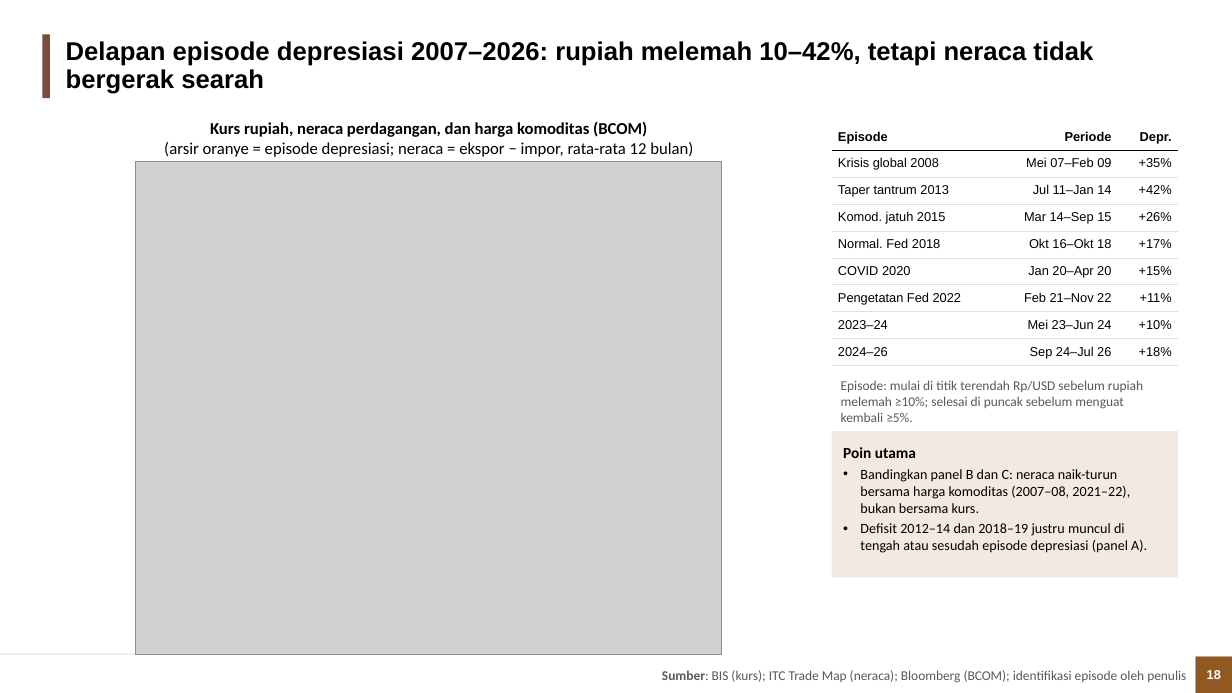
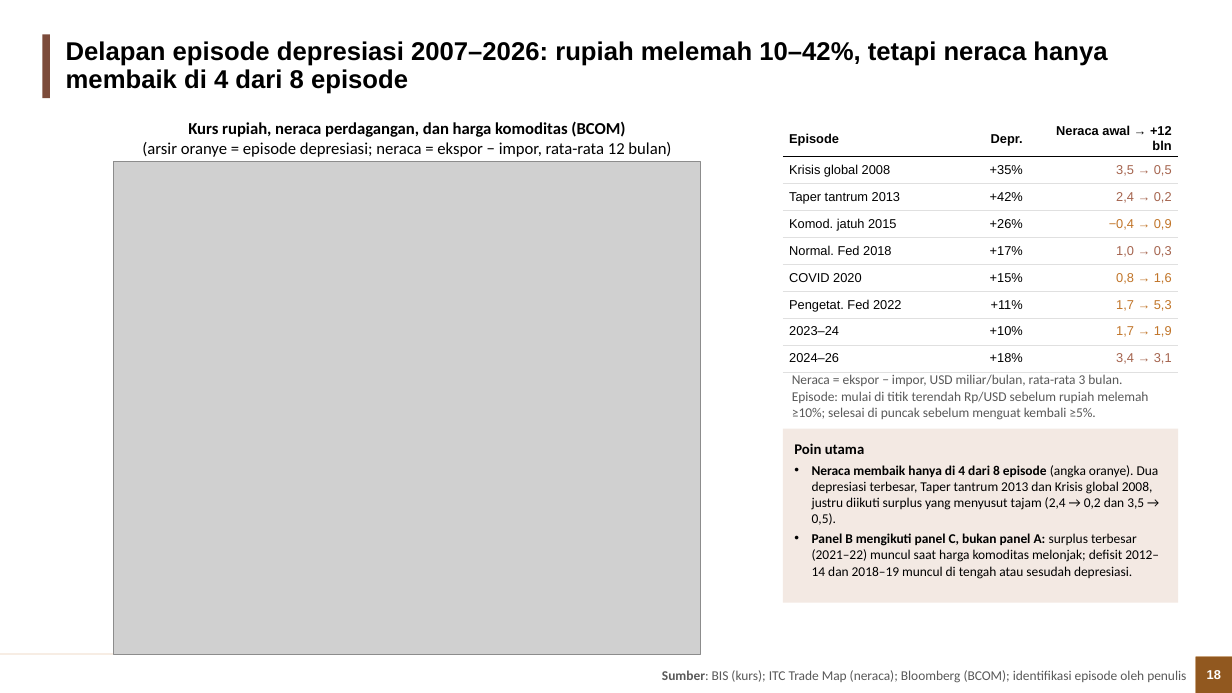
Before and after one commit to muhamadhaikal128/Pengaruh-Depresiasi-Rupiah-Terhadap-Trade-Balance, a slide deck: slide 18 of Haikal/output/3_ppt/Depresiasi_Rupiah_Trade_Balance.pptx. Drawn at 1232x693 pixels with LibreOffice and Linux fonts; fonts in the diff are those of the drawing; grey boxes stand for pictures; background and template pictures are left out. Boxes give left, top, right and bottom in pixels: in the first picture for what was removed or moved away, otherwise in the second. Text is boxed around its words. In the diff, an @@ line names an element or a change of style, - is before the commit and + after.

```diff
--- a/Haikal/output/3_ppt/Depresiasi_Rupiah_Trade_Balance.pptx
+++ b/Haikal/output/3_ppt/Depresiasi_Rupiah_Trade_Balance.pptx
@@ title at [66,41,1107,94]: text changed @@
-Delapan episode depresiasi 2007–2026: rupiah melemah 10–42%, tetapi neraca tidak bergerak searah
+Delapan episode depresiasi 2007–2026: rupiah melemah 10–42%, tetapi neraca hanya membaik di 4 dari 8 episode
@@ text "Kurs rupiah, neraca perdagangan, dan ...": place and size @@
-text "Kurs rupiah, neraca perdagangan, dan ..." at [164,121,693,157]
+text "Kurs rupiah, neraca perdagangan, dan ..." at [142,121,671,157]
@@ table at [783,121,1177,368] @@
-row 1, column 2: Periode
+row 1, column 2: Depr.
-row 1, column 3: Depr.
+row 1, column 3: Neraca awal → +12 bln
-row 2, column 2: Mei 07–Feb 09
+row 2, column 2: +35%
-row 2, column 3: +35%
+row 2, column 3: 3,5 → 0,5
-row 3, column 2: Jul 11–Jan 14
+row 3, column 2: +42%
-row 3, column 3: +42%
+row 3, column 3: 2,4 → 0,2
-row 4, column 2: Mar 14–Sep 15
+row 4, column 2: +26%
-row 4, column 3: +26%
+row 4, column 3: −0,4 → 0,9
-row 5, column 2: Okt 16–Okt 18
+row 5, column 2: +17%
-row 5, column 3: +17%
+row 5, column 3: 1,0 → 0,3
-row 6, column 2: Jan 20–Apr 20
+row 6, column 2: +15%
-row 6, column 3: +15%
+row 6, column 3: 0,8 → 1,6
-row 7: Pengetatan Fed 2022 | Feb 21–Nov 22 | +11%
+row 7: Pengetat. Fed 2022 | +11% | 1,7 → 5,3
-row 8, column 2: Mei 23–Jun 24
+row 8, column 2: +10%
-row 8, column 3: +10%
+row 8, column 3: 1,7 → 1,9
-row 9, column 2: Sep 24–Jul 26
+row 9, column 2: +18%
-row 9, column 3: +18%
+row 9, column 3: 3,4 → 3,1
@@ borders changed @@
@@ table: place and size @@
-table at [832,123,1178,365]
+table at [783,121,1177,368]
@@ picture: place and size @@
-picture at [135,162,722,654]
+picture at [114,162,701,654]
@@ text at [792,374,1148,420]: text changed @@
-Episode: mulai di titik terendah Rp/USD sebelum rupiah melemah ≥10%; selesai di puncak sebelum menguat kembali ≥5%.
+Neraca = ekspor − impor, USD miliar/bulan, rata-rata 3 bulan. Episode: mulai di titik terendah Rp/USD sebelum rupiah melemah ≥10%; selesai di puncak sebelum menguat kembali ≥5%.
@@ rectangle "Poin utama": place and size @@
-rectangle "Poin utama" at [832,432,1178,578]
+rectangle "Poin utama" at [783,429,1178,603]
@@ text in rectangle at [794,443,865,454]: size 12 to 11.5 pt in "Poin utama" @@
@@ text in rectangle at [812,465,1159,579]: text changed; size 11 to 10.5 pt @@
-• Bandingkan panel B dan C: neraca naik-turun bersama harga komoditas (2007–08, 2021–22), bukan bersama kurs.
-• Defisit 2012–14 dan 2018–19 justru muncul di tengah atau sesudah episode depresiasi (panel A).
+• Neraca membaik hanya di 4 dari 8 episode (angka oranye). Dua depresiasi terbesar, Taper tantrum 2013 dan Krisis global 2008, justru diikuti surplus yang menyusut tajam (2,4 → 0,2 dan 3,5 → 0,5).
+• Panel B mengikuti panel C, bukan panel A: surplus terbesar (2021–22) muncul saat harga komoditas melonjak; defisit 2012–14 dan 2018–19 muncul di tengah atau sesudah depresiasi.
```
Also in this commit, not shown: 36 other slides changed, 2 slides added, 6 other files.
